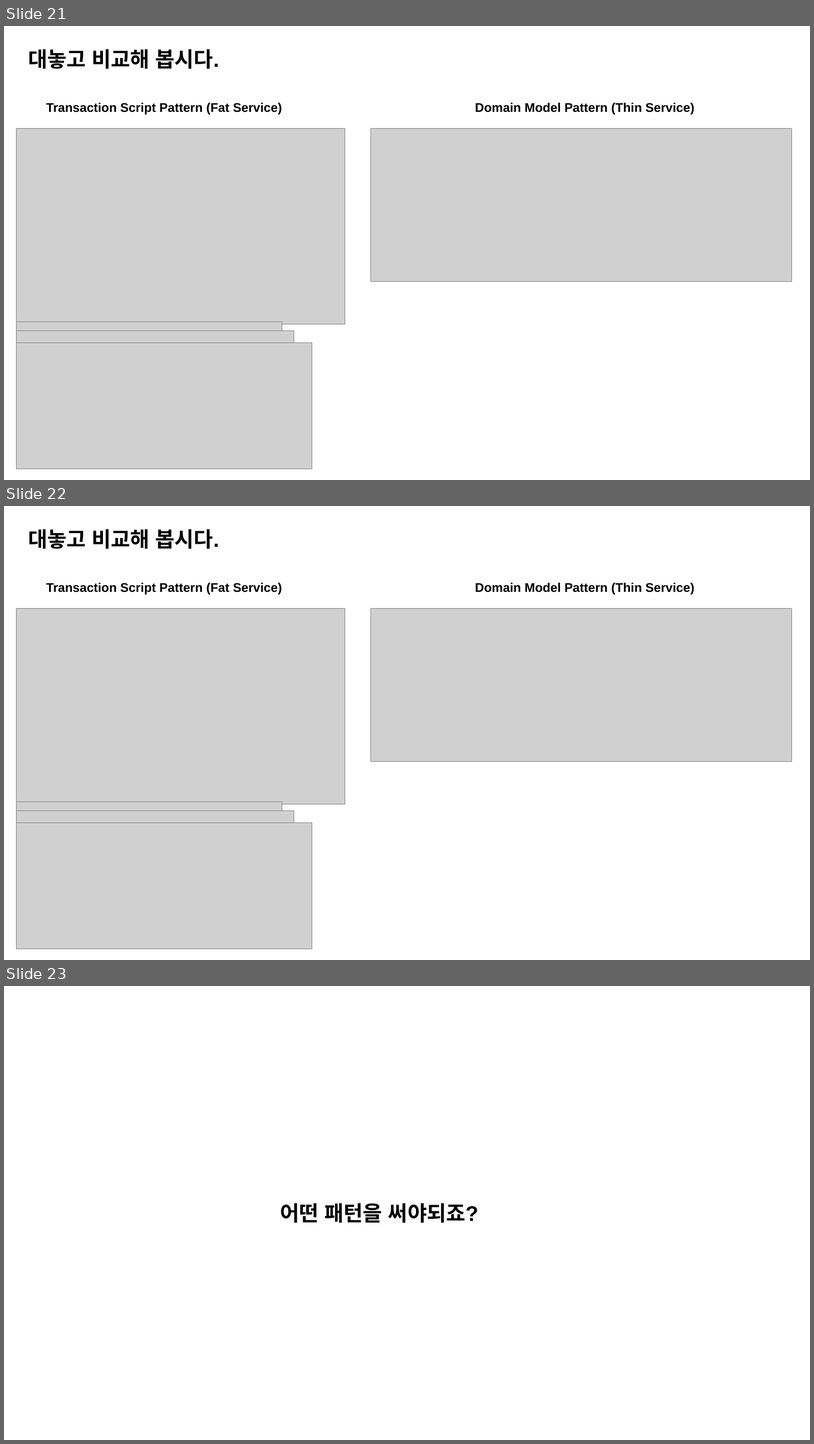
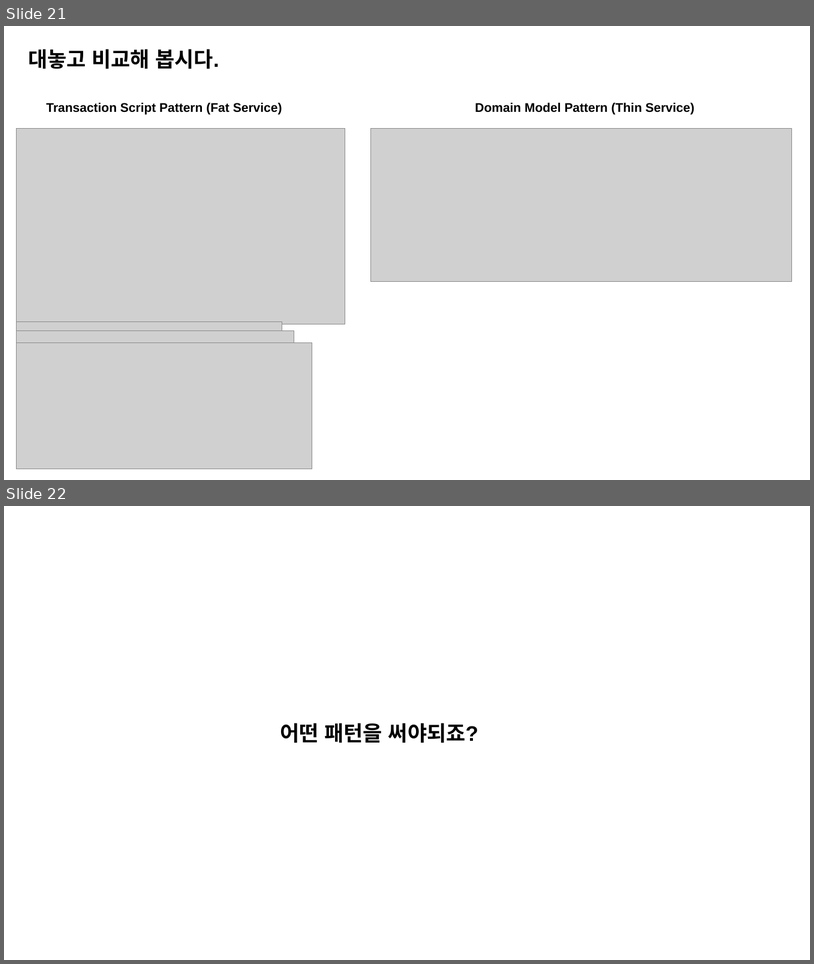
Before and after one commit to K-Diger/RealOOP, a slide deck: RealOOP.pptx. Shown one above the other, each under a label of ours: slides 21, 22 and 23 before the commit, slides 21 and 22 after it. The pictures are 814x1444 and 814x964 pixels, drawn with LibreOffice and Linux fonts; fonts in the diff are those of the drawing; grey boxes stand for pictures. Boxes give left, top, right and bottom in pixels: in the first picture for what was removed or moved away, otherwise in the second. Text is boxed around its words. In the diff, an @@ line names an element or a change of style, - is before the commit and + after.

```diff
--- a/RealOOP.pptx
+++ b/RealOOP.pptx
@@ slide 22 removed at <box>4,506,810,960</box>, background #FFFFFF @@
@@ text removed at <box>28,529,219,549</box> @@
-대놓고 비교해 봅시다.
@@ text removed at <box>46,582,282,594</box> @@
-Transaction Script Pattern (Fat Service)
@@ text removed at <box>475,582,695,594</box> @@
-Domain Model Pattern (Thin Service)
@@ picture removed at <box>16,608,345,804</box> @@
@@ picture removed at <box>371,608,792,761</box> @@
@@ picture removed at <box>16,802,282,931</box> @@
@@ picture removed at <box>16,810,294,944</box> @@
@@ picture removed at <box>16,822,312,948</box> @@
@@ what was slide 23 is now slide 22 @@
```
